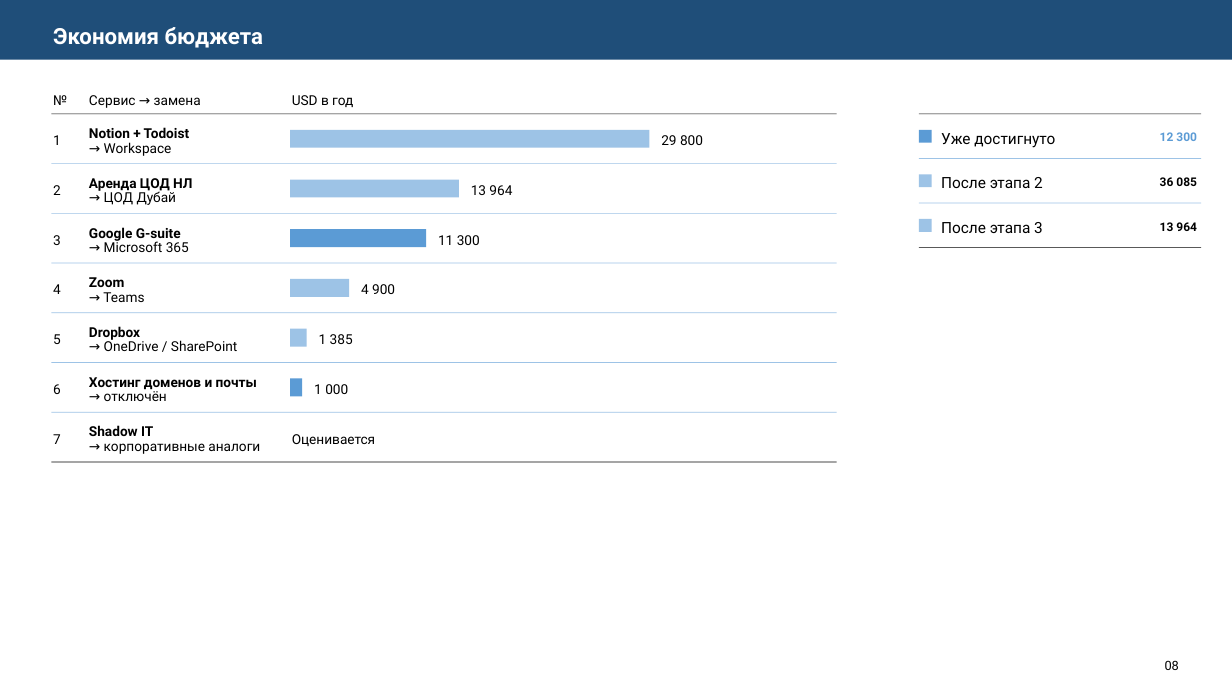
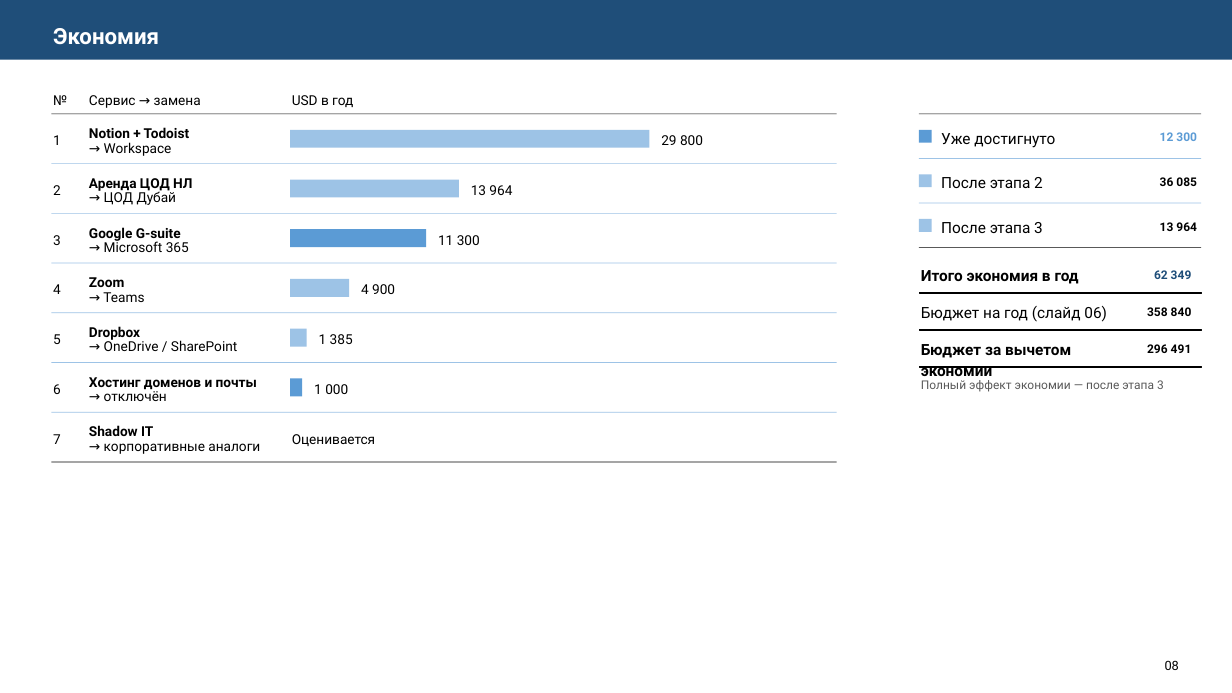
Before and after one commit to jordanbarnesceo88-tech/bpnm, a slide deck: slide 9 of presentation/Plan_IT-IB_v2.2.pptx. Drawn at 1232x693 pixels with LibreOffice and Linux fonts; fonts in the diff are those of the drawing. Boxes give left, top, right and bottom in pixels: in the first picture for what was removed or moved away, otherwise in the second. Text is boxed around its words. In the diff, an @@ line names an element or a change of style, - is before the commit and + after.

```diff
--- a/presentation/Plan_IT-IB_v2.2.pptx
+++ b/presentation/Plan_IT-IB_v2.2.pptx
@@ text at <box>53,28,159,45</box>: text changed @@
-Экономия бюджета
+Экономия
@@ rectangle added at <box>919,293,1201,293</box>, fill #000000, outline #000000 0.75 pt @@
@@ text added at <box>921,270,1079,284</box>, 18 pt, text #000000, bold @@
+Итого экономия в год
@@ text added at <box>1154,270,1192,279</box>, 14 pt, text #1F4E79, bold @@
+62 349
@@ text added at <box>921,306,1107,322</box>, 18 pt, text #000000 @@
+Бюджет на год (слайд 06)
@@ text added at <box>1147,307,1192,316</box>, 14 pt, text #000000, bold @@
+358 840
@@ rectangle added at <box>919,330,1201,330</box>, fill #000000, outline #000000 0.75 pt @@
@@ text added at <box>921,344,1071,376</box>, 18 pt, text #000000, bold @@
+Бюджет за вычетом экономии
@@ text added at <box>1147,344,1192,353</box>, 14 pt, text #000000, bold @@
+296 491
@@ rectangle added at <box>919,367,1201,367</box>, fill #000000, outline #000000 0.75 pt @@
@@ text added at <box>921,380,1164,392</box>, 14 pt, text #595959 @@
+Полный эффект экономии — после этапа 3
```
Also in this commit, not shown: 8 other slides changed, 1 other file.
